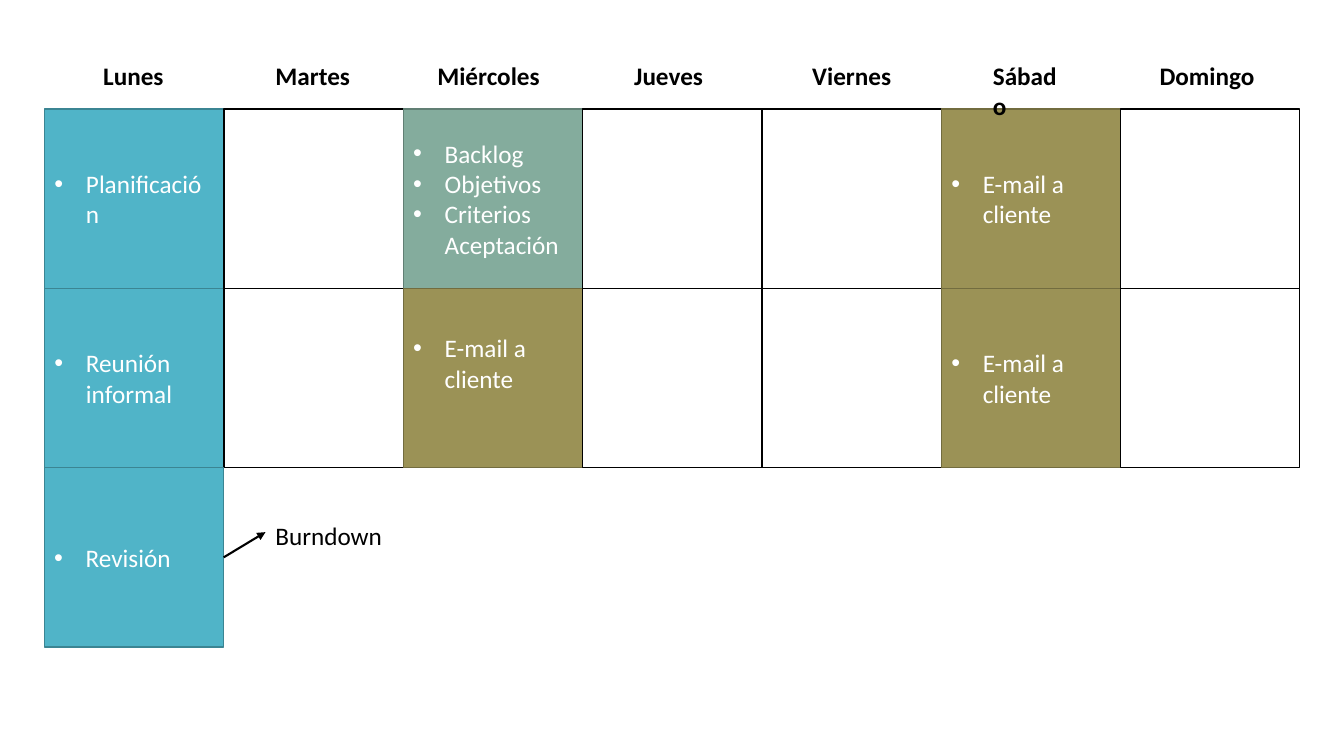
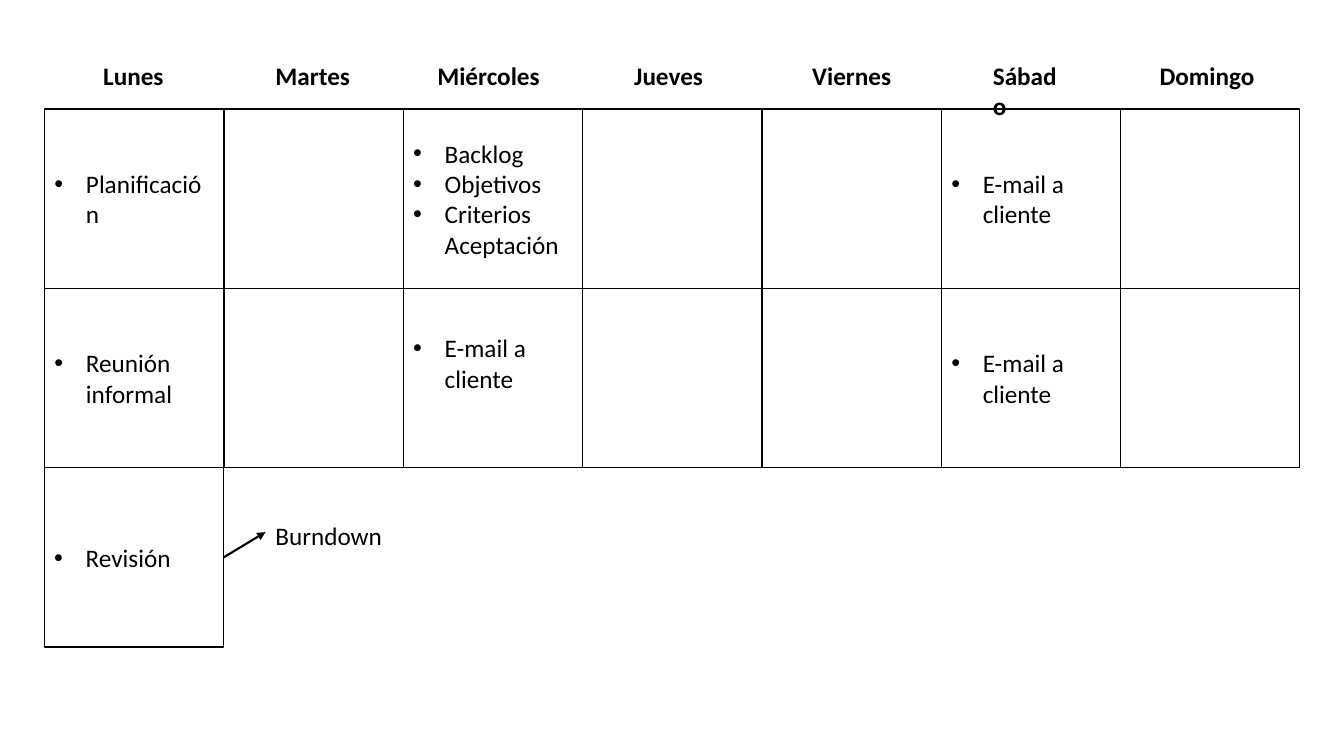
Before and after one commit to dschenkelman/a-malazan-wolvering, a slide deck: slide 2 of Presentacion.pptx. Drawn at 1344x756 pixels with LibreOffice and Linux fonts; fonts in the diff are those of the drawing. Boxes give left, top, right and bottom in pixels: in the first picture for what was removed or moved away, otherwise in the second. Text is boxed around its words. In the diff, an @@ line names an element or a change of style, - is before the commit and + after.

```diff
--- a/Presentacion.pptx
+++ b/Presentacion.pptx
@@ rectangle "Backlog" at (403, 109, 583, 288): text colour #FFFFFF to #000000; fill #84AC9D to #FFFFFF; outline #627F74 1 pt to #000000 1 pt @@
@@ text colour #FFFFFF to #000000; fill #9B9256 to #FFFFFF; outline #736C40 1 pt to #000000 1 pt in 3 elements at (942, 109, 1121, 288), (403, 288, 583, 468), (942, 288, 1121, 468) @@
@@ text colour #FFFFFF to #000000; fill #50B4C8 to #FFFFFF; outline #3B8594 1 pt to #000000 1 pt in 3 elements at (44, 109, 224, 288), (44, 288, 224, 468), (44, 468, 224, 647) @@
```
Also in this commit, not shown: 1 slide added, 1 slide removed.
